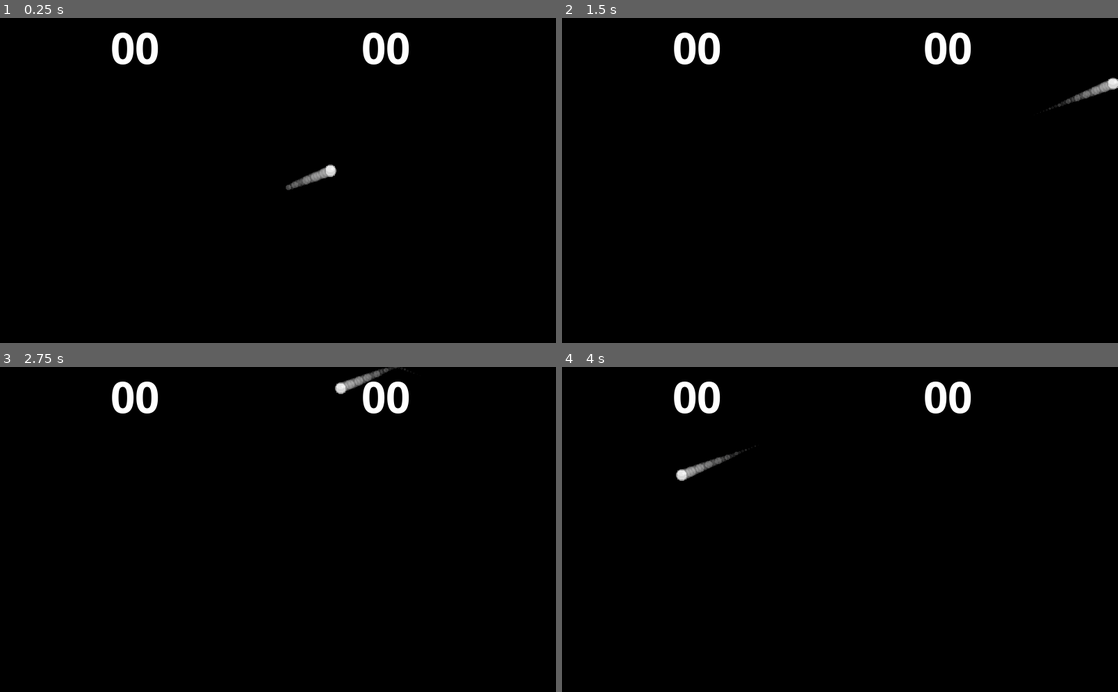
Above: before the commit, frames 1-4 (two rows, left to right).
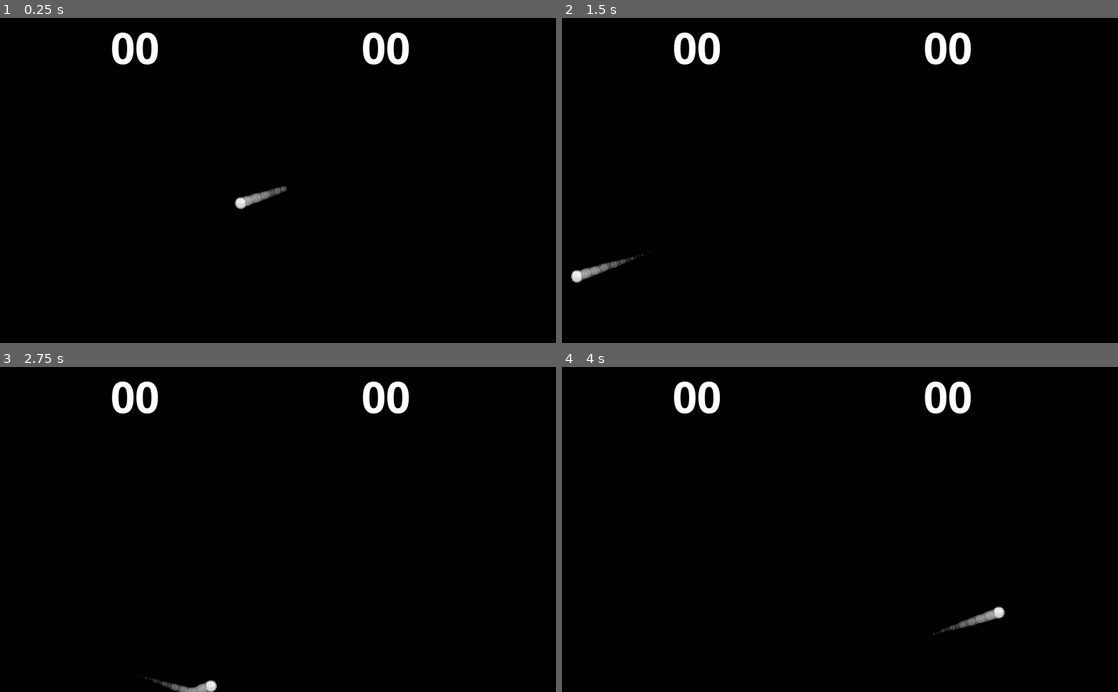
Above: after the commit, the same moments.

Repository: F1r3f0x/Godot3-ClonePong
Game: Godot game, scene res://Scenes/Main.tscn
The game is run twice, just before and just after one commit, with the same random seed, the same clock (stepped at 60 frames per second) and the same inputs.
Inputs (mouse positions are in pixels of both pictures, inside the frame that each line leads up to):
- Up to frame 1 (0.25 s): no input
- Up to frame 2 (1.5 s): move the mouse to (962, 164) at 0.52 s; hold W (player_1_up) 0.53-1.28 s; tap L (player_2_down) at 0.6 s; move the mouse to (728, 196) at 1.27 s; hold S (player_1_down) from 1.28 s (still down); tap O (player_2_up) at 1.35 s
- Up to frame 3 (2.75 s): move the mouse to (333, 458) at 2.02 s; release S (player_1_down) at 2.03 s; hold W (player_1_up) from 2.03 s (still down); tap L (player_2_down) at 2.1 s
- Up to frame 4 (4 s): move the mouse to (812, 594) at 2.77 s; tap O (player_2_up) at 2.85 s; move the mouse to (1006, 578) at 3.52 s; release W (player_1_up) at 3.53 s; hold S (player_1_down) from 3.53 s (still down); tap L (player_2_down) at 3.6 s

The runs differ from the first frame. In frame 1, 0.5% of the frame differs, in the area x 42-61%, y 45-59%; in frame 2, 0.6%; in frame 3, 0.5%; in frame 4, 0.6%, in the area x 20-80%, y 24-84%.

Commit message:
Changed initialization to deferred call

Diff:
--- a/Scripts/Ball.gd
+++ b/Scripts/Ball.gd
@@ -11,15 +11,17 @@
 export (float) var SPEED
 var direction = Vector2()
 
+
 func _ready():
+	call_deferred("start") # To make sure that is executed after the root node
 	set_process(false)
 
+
+# Initializes the ball
 func start():
 	if PLAYING:
 		set_process(true)
-
-	direction = get_random_start_direction()
-	print(direction)
+		direction = get_random_direction()
 
 
 func _process(delta):
@@ -47,7 +49,11 @@
 		$Particles.emitting = false
 
 
-func get_random_start_direction():
+func get_random_direction():
 	randomize()
 	var x_dir = [-1, 1]
 	return Vector2(x_dir[randi() % 2], rand_range(random_dir_y_min, random_dir_y_max))
+
+
+func _on_Ball_area_entered(area):
+	print("HIT!")
